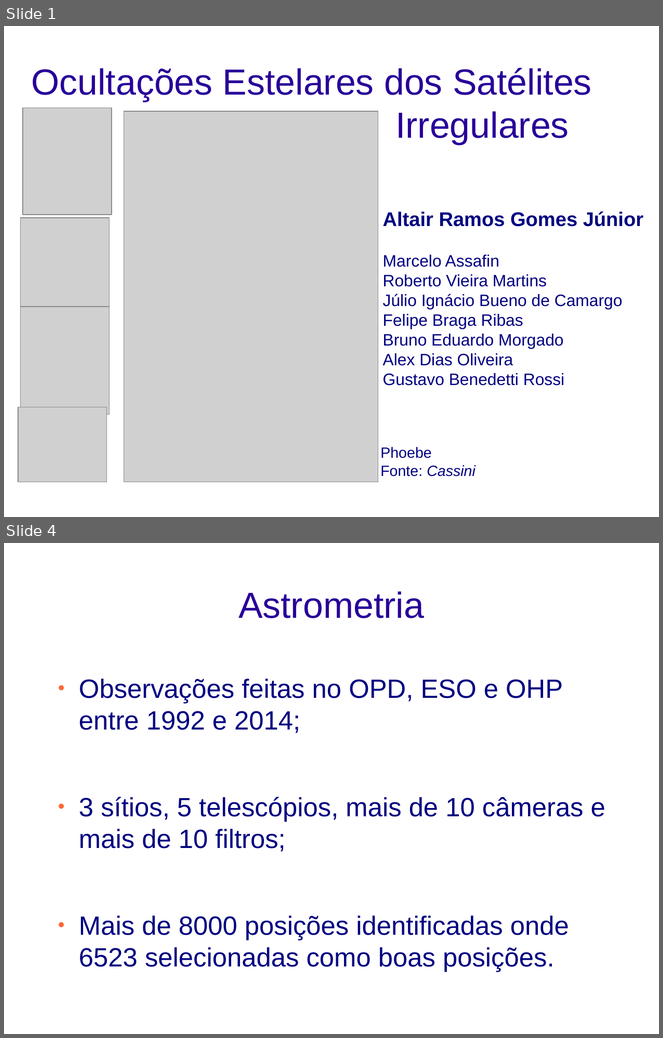
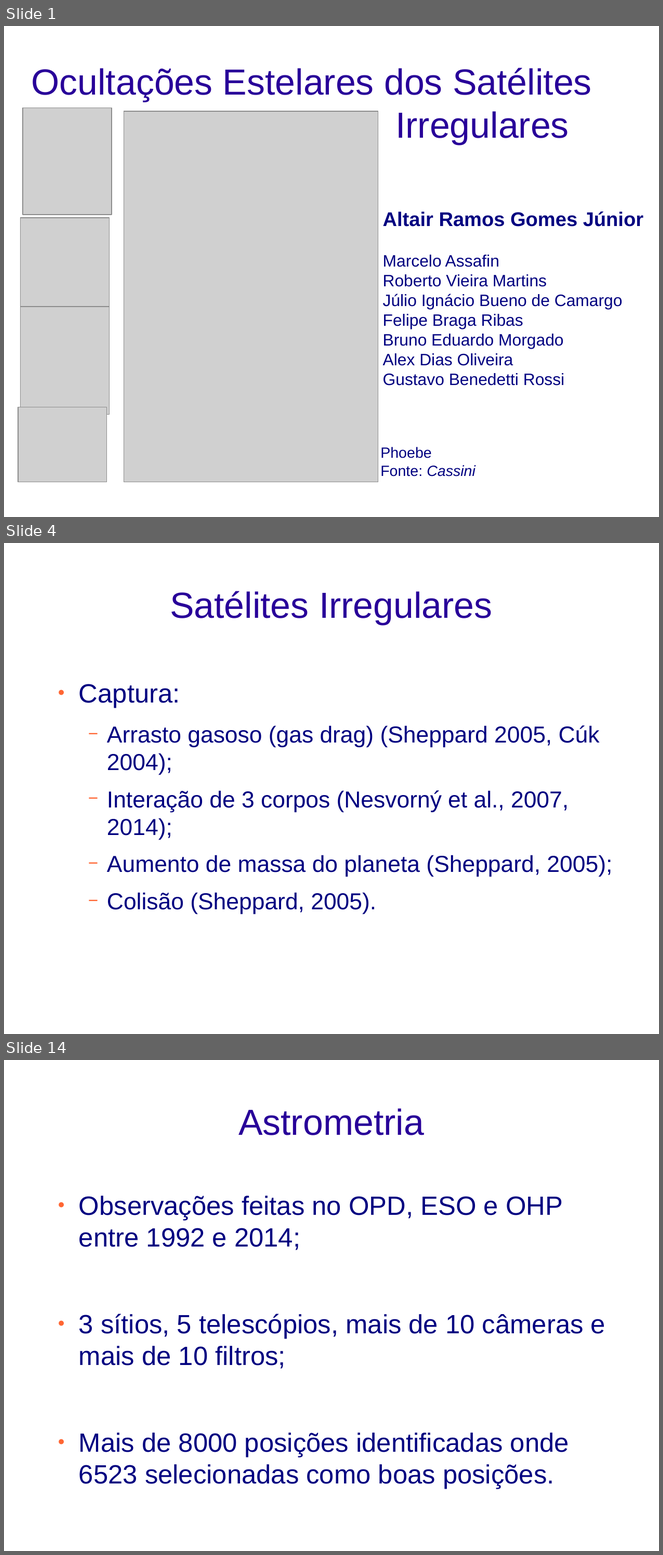
Before and after one commit to altairgomes/Latex, a slide deck: Poster-Apresentação/Irregulares_occ.odp. Shown one above the other, each under a label of ours: slides 1 and 4 before the commit, slides 1, 4 and 14 after it; the slides between them are not shown. The pictures are 663x1038 and 663x1555 pixels, drawn with LibreOffice and Linux fonts; fonts in the diff are those of the drawing; grey boxes stand for pictures; background and template pictures are left out. Boxes give left, top, right and bottom in pixels: in the first picture for what was removed or moved away, otherwise in the second. Text is boxed around its words. In the diff, an @@ line names an element or a change of style, - is before the commit and + after.

```diff
--- a/Poster-Apresentação/Irregulares_occ.odp
+++ b/Poster-Apresentação/Irregulares_occ.odp
@@ slide 4 added at (4,543,659,1034), background picture (left out) @@
@@ title added at (170,591,493,625), 44 pt, text #280099 @@
+Satélites Irregulares
@@ text added at (79,684,612,914), 28 pt, text #000080 @@
+● Captura:
+  − Arrasto gasoso (gas drag) (Sheppard 2005, Cúk 2004);
+  − Interação de 3 corpos (Nesvorný et al., 2007, 2014);
+  − Aumento de massa do planeta (Sheppard, 2005);
+  − Colisão (Sheppard, 2005).
@@ what was slide 4 is now slide 14 @@
```
Also in this commit, not shown: 1 slide changed, 10 other slides added, 1 slide removed, 11 other files.
